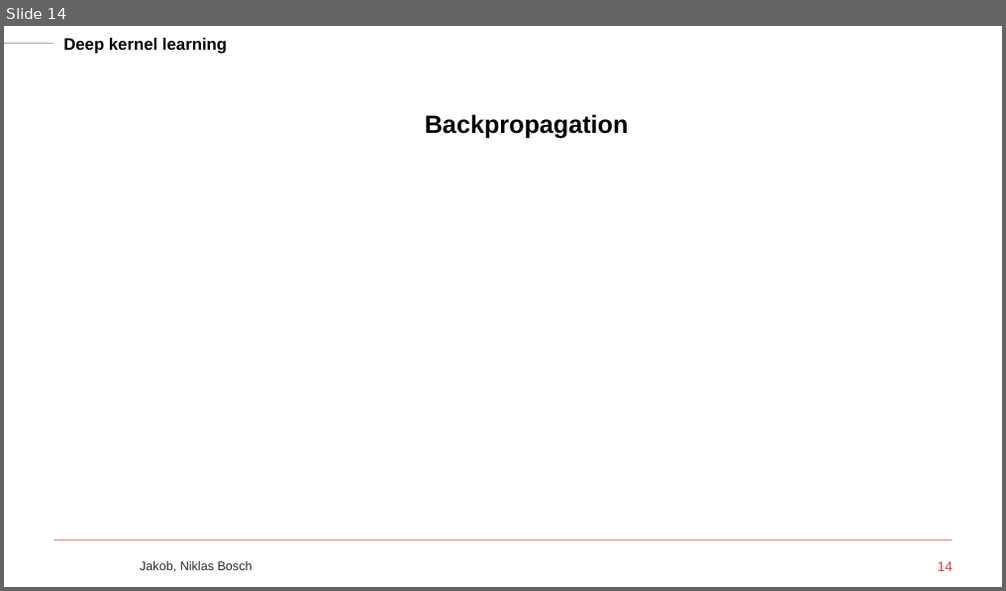
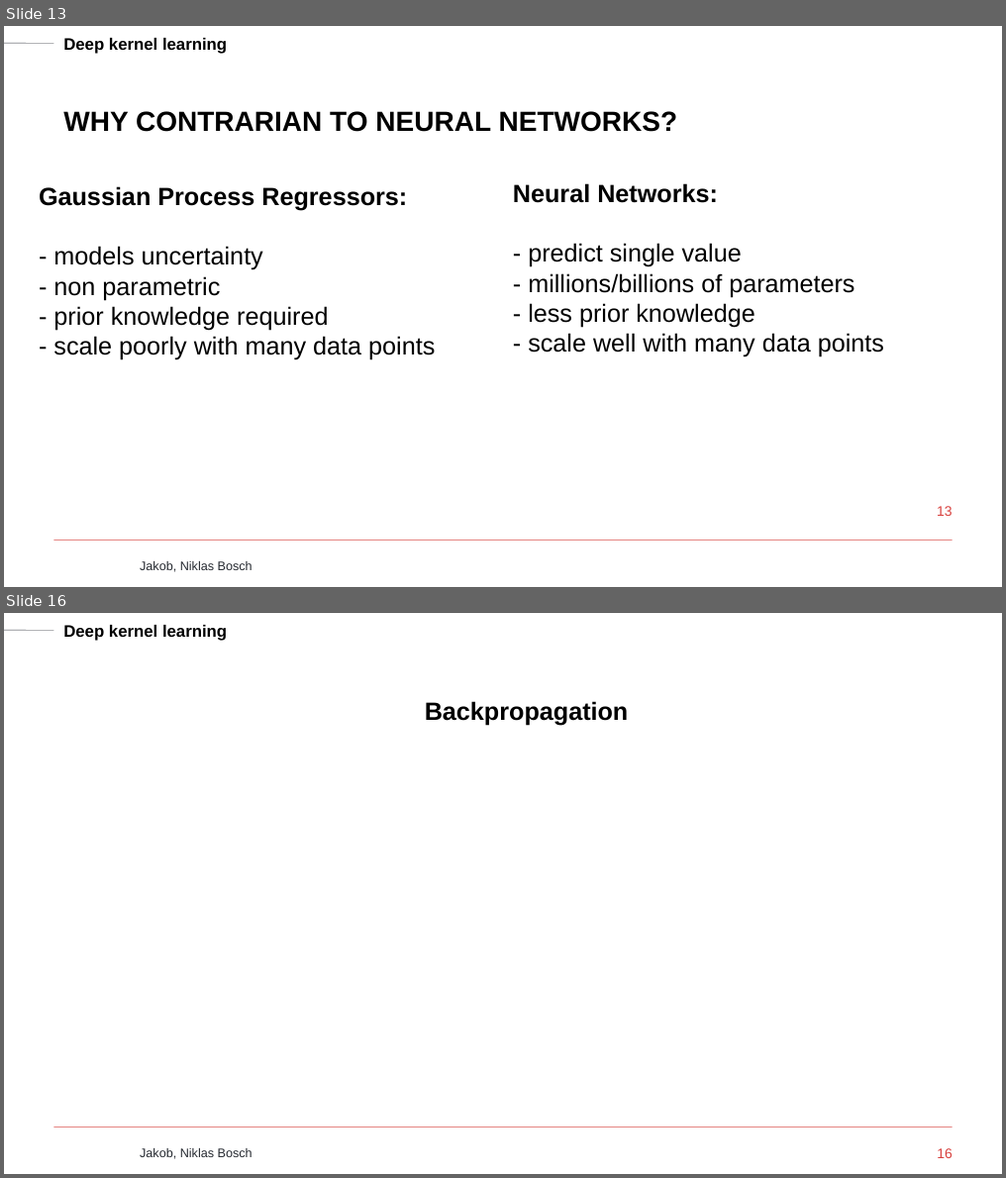
Before and after one commit to iaquobe/deep-kernel-learning, a slide deck: slides/jakob-slides.pptx. Shown one above the other, each under a label of ours: slide 14 before the commit, slides 13 and 16 after it; the slides between them are not shown. The pictures are 1006x591 and 1006x1178 pixels, drawn with LibreOffice and Linux fonts; fonts in the diff are those of the drawing; background and template pictures are left out. Boxes give left, top, right and bottom in pixels: in the first picture for what was removed or moved away, otherwise in the second. Text is boxed around its words. In the diff, an @@ line names an element or a change of style, - is before the commit and + after.

```diff
--- a/slides/jakob-slides.pptx
+++ b/slides/jakob-slides.pptx
@@ slide 13 added at bbox=[4, 26, 1002, 587], background #FFFFFF; not listed: 4 template elements that a slide beside it also shows @@
@@ title added at bbox=[63, 111, 678, 132], 20 pt, text #000000, bold @@
+WHY CONTRARIAN TO NEURAL NETWORKS?
@@ text added at bbox=[39, 186, 435, 361], 18 pt, text #000000 @@
+Gaussian Process Regressors:
+- models uncertainty
+- non parametric
+- prior knowledge required
+- scale poorly with many data points
@@ text added at bbox=[513, 183, 884, 358], 18 pt, text #000000 @@
+Neural Networks:
+- predict single value
+- millions/billions of parameters
+- less prior knowledge
+- scale well with many data points
@@ page number added at bbox=[937, 506, 952, 516], 10 pt, text #D8413E @@
+13
@@ what was slide 14 is now slide 16 @@
@@ page number at bbox=[937, 1149, 952, 1158]: text changed @@
-14
+16
```
Also in this commit, not shown: 5 slides changed, 1 other slide added, 6 other files.
